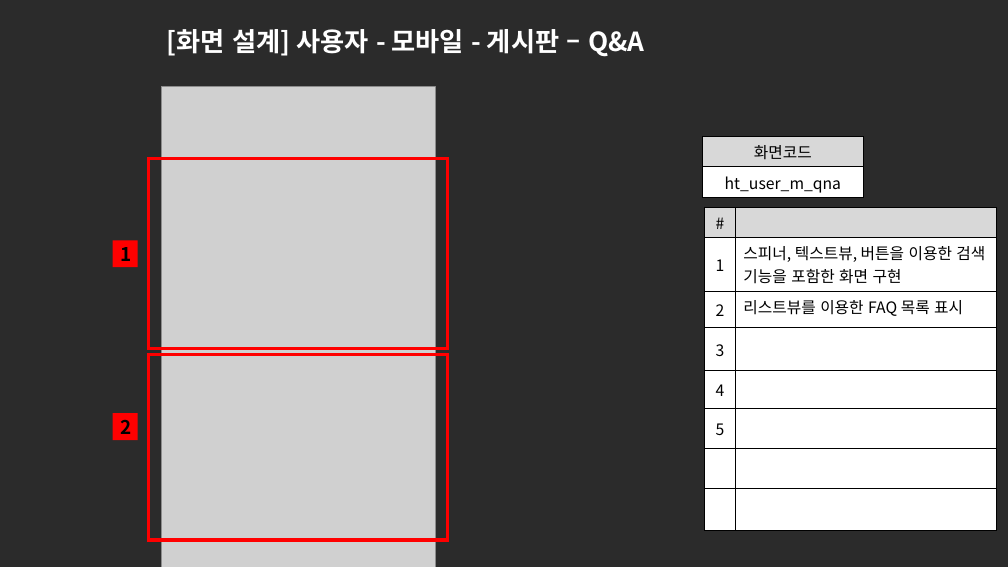
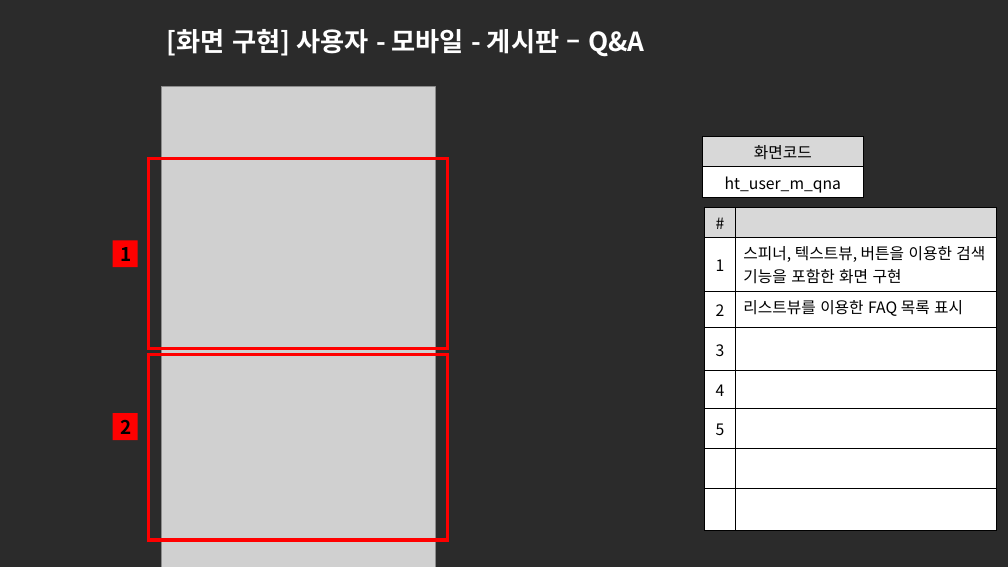
Before and after one commit to ezenteam2/e-Zone, a slide deck: slide 14 of 0 발표용 파워포인트/0424 4차발표/0424 project05 - 파워포인트 - 현태.pptx (slide 16 before the commit). Drawn at 1008x567 pixels with LibreOffice and Linux fonts; fonts in the diff are those of the drawing; grey boxes stand for pictures; background and template pictures are left out; a plain dark background stands for a picture behind light text. Boxes give left, top, right and bottom in pixels: in the first picture for what was removed or moved away, otherwise in the second. Text is boxed around its words. In the diff, an @@ line names an element or a change of style, - is before the commit and + after.

```diff
--- a/0 발표용 파워포인트/0424 4차발표/0424 project05 - 파워포인트 - 현태.pptx
+++ b/0 발표용 파워포인트/0424 4차발표/0424 project05 - 파워포인트 - 현태.pptx
@@ title at <box>167,29,644,57</box>: text changed @@
-[화면 설계] 사용자 - 모바일 - 게시판 – Q&A
+[화면 구현] 사용자 - 모바일 - 게시판 – Q&A
```
Also in this commit, not shown: 8 other slides changed, 2 slides removed.
